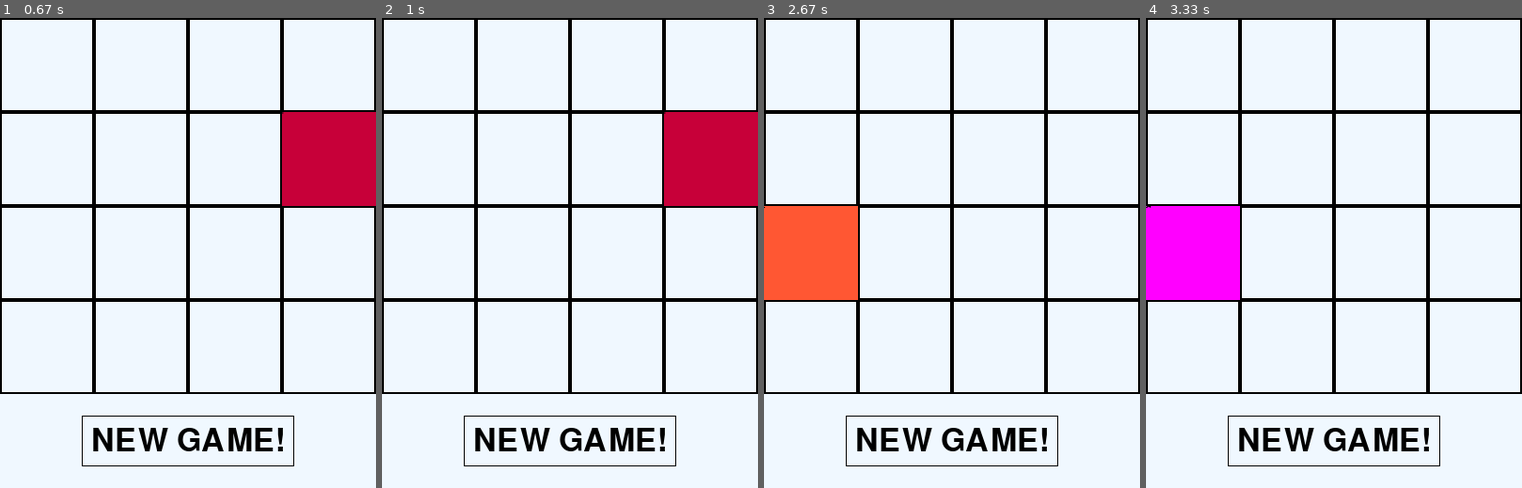
Above: before the commit, frames 1-4 (left to right).
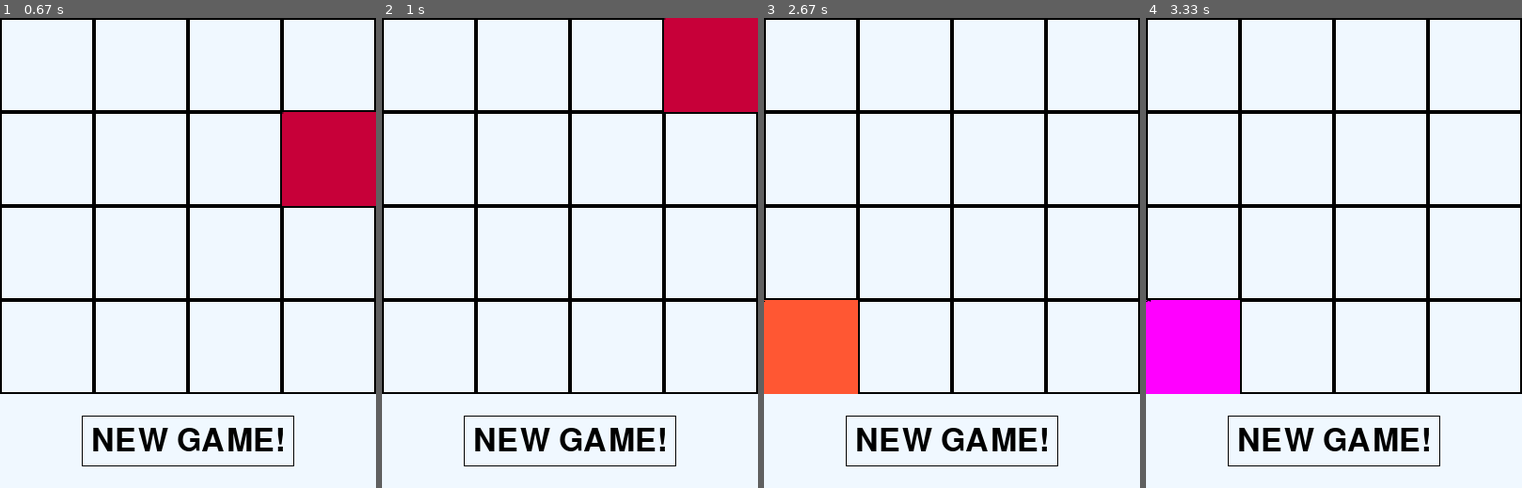
Above: after the commit, the same moments.

Repository: Good-piraT/pygame
Game: pygame game, started from main.py
Same seed, same stepped clock (60 frames per second), same inputs: the game is played once before the commit and once after it.
Inputs:
- Up to frame 1 (0.67 s): hold Right from 0.33 s (still down)
- Up to frame 2 (1 s): release Right at 0.8 s; hold Up from 0.83 s (still down)
- Up to frame 3 (2.67 s): release Up at 1.13 s; hold Right 1.17-1.63 s; click "NEW GAME!" at 1.72 s; hold Left 2-2.53 s; hold Down from 2.57 s (still down)
- Up to frame 4 (3.33 s): release Down at 2.87 s; hold Left 2.9-3.3 s

Frame 1 is identical in both runs. In frame 2, 10% of the frame differs, in the area x 75-100%, y 0-40%; in frame 3, 10%; in frame 4, 10%.

Commit message:
Moving almost done ;)
i added up and down, deleted console check-points

Diff:
--- a/main.py
+++ b/main.py
@@ -82,12 +82,12 @@
     return x and y
 
   def button_act(self):
-    print("I'M BUTTON")
     self.board = [[0] * self.width for _ in range(self.height)]
     self.ones(True)
 
   def on_click(self, cell_coords):  #пишет координаты клеток в консоль
-    print('board cell', cell_coords)
+    #print('board cell', cell_coords)
+    pass
 
   def get_click(self, mouse_pos):  #связующий между get_cell и on_click
     is_button = self.get_button(mouse_pos)
@@ -97,13 +97,12 @@
       self.button_act()
 
   def check_row_right(self, row, elem):
-      for i in range(3, -1, -1):
-        print(i)
-        if row[i] == 0:
-          return 'trans', i
-        if row[i] == elem:
-          return 'plus', i
-      return 'no move', -1
+    for i in range(3, -1, -1):
+      if row[i] == 0:
+        return 'trans', i
+      if row[i] == elem:
+        return 'plus', i
+    return 'no move', -1
 
   def check_row_left(self, row, elem):
     for i in range(4):
@@ -117,7 +116,6 @@
 
   def move(self,
            direction):  #делает ход, двигая клетки в указанном направлении
-    #считать кол-во клеток прохода
     break_rule = False
     if direction == 'right':
       for i in range(4):
@@ -126,7 +124,6 @@
           elem = self.board[i][q]
           if elem > 0:
             movement_type, index = self.check_row_right(row, elem)
-            print(movement_type, index)
             if movement_type == 'trans':
               self.board[i][q] = 0
               self.board[i][index] = elem
@@ -136,25 +133,54 @@
           row = self.board[i]
           elem = self.board[i][q]
           if elem > 0:
+            if q == 0:
+              movement_type = 'no move'
+
             movement_type, index = self.check_row_left(row, elem)
             if movement_type == 'trans':
               self.board[i][q] = 0
               self.board[i][index] = elem
             elif movement_type == 'plus':
               self.board[i][q] = 0
-              self.board[i][index] = elem*2
+              self.board[i][index] = elem * 2
     elif direction == 'up':
       disg_board = [[0] * self.width for _ in range(self.height)]
-      for y in range(4): # запись всех q элементов в disf_row[i]
-        for x in range(4):
-          disg_board[y][x] = self.board[x][y-4]
-      print('disg_row:', disg_board) #disg_board - та же доска, только перевернутая для легкого взаимодействия!
+      for y in range(4):  # запись всех q элементов в disf_row[i]
+        for x in range(4):
+          disg_board[y][x] = self.board[x][y - 4]
+      for i in range(4):
+        for q in range(4):
+          row = disg_board[i]
+          elem = disg_board[i][q]
+          if elem > 0:
+            movement_type, index = self.check_row_left(row, elem)
+            if movement_type == 'trans':
+              disg_board[i][q] = 0
+              disg_board[i][index] = elem
+            elif movement_type == 'plus':
+              disg_board[i][q] = 0
+              disg_board[i][index] = elem * 2
+      for y in range(4):  # запись всех q элементов в disf_row[i]
+        for x in range(4):
+          self.board[y][x] = disg_board[x][y - 4]
     else:  #down
-      pass
+      disg_board = [[0] * self.width for _ in range(self.height)]
+      for y in range(4):  # запись всех q элементов в disf_row[i]
+        for x in range(4):
+          disg_board[y][x] = self.board[x][y - 4]
+      for i in range(4):
+        for q in range(3, -1, -1):
+          row = disg_board[i]
+          elem = disg_board[i][q]
+          if elem > 0:
+            movement_type, index = self.check_row_right(row, elem)
+            if movement_type == 'trans':
+              disg_board[i][q] = 0
+              disg_board[i][index] = elem
+      for y in range(4):  # запись всех q элементов в disf_row[i]
+        for x in range(4):
+          self.board[y][x] = disg_board[x][y - 4]
     #self.ones()
-    print('ТАБЛИЦА:')
-    for row in self.board:
-      print(row)
 
   def ones(self,
            total=False):  #добавляет еще одну единицу на доску в путом месте
@@ -165,7 +191,6 @@
         for i in range(4):
           if 0 in self.board[i]:
             ready.append(i)
-        print(ready)
         y = randint(0, len(ready) - 1)
         row = ready[y]
         for elem in range(4):
@@ -244,16 +269,12 @@
       if event.key == pygame.K_ESCAPE:
         running = False
       elif event.key == pygame.K_UP:
-        print('up')
         board.move('up')
       elif event.key == pygame.K_DOWN:
-        print('down')
         board.move('down')
       elif event.key == pygame.K_RIGHT:
-        print('right')
         board.move('right')
       elif event.key == pygame.K_LEFT:
-        print('left')
         board.move('left')
   surf.fill(b_color)
   draw_button(surf)
Binary file removed: data/схема.png
